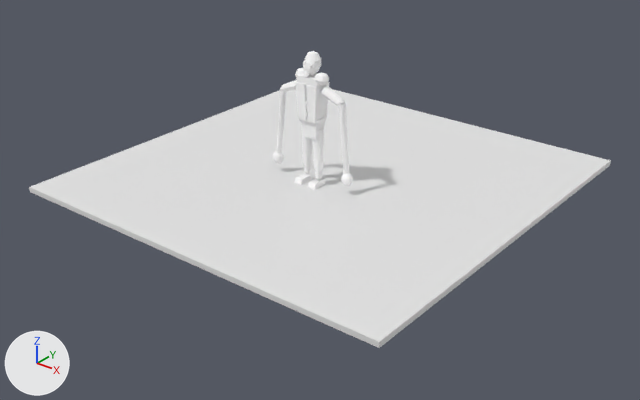
What one commit did to the Blender file ArtSource/Pedestrians/Blender/LongArmPedestrian3D.blend.
Before and after are seen from a 50 mm lens placed at (6.64, -8.15, 4.83), pointed at (0.2, -0.11, -0.16). Lighting does not change. The marker at lower left points along +X, +Y and +Z. The first picture is the older version.

Before the edit, the objects in view are built like this:
```python
me_previewground_mesh = bpy.data.meshes.new('PreviewGround_Mesh')
me_previewground_mesh.from_pydata(...)  # a box spanning x -2.75..2.75, y -2.4..3.1, z -0.07..0.0
me_previewground_mesh.materials.append(mat_mat_previewground)  # white #e7e7e7
ob_previewground = bpy.data.objects.new('PreviewGround', me_previewground_mesh)
ob_previewground.location = (0.0, 0.0, 0.0)
```
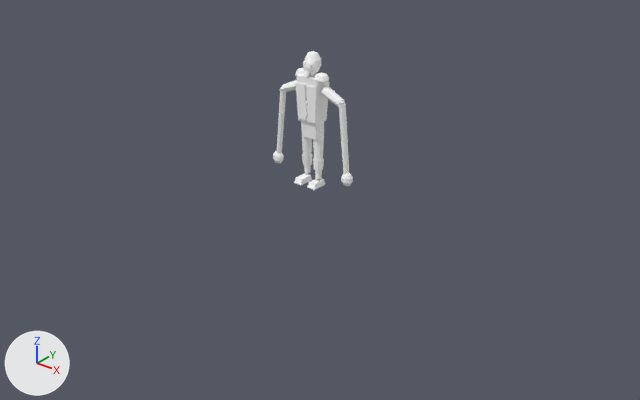
Edits to the bpy script that builds the scene:
```text
Remove ob_previewground:
    ob_previewground = bpy.data.objects.new('PreviewGround', me_previewground_mesh)
    ob_previewground.location = (0.0, 0.0, 0.0)
```

Location of each change, (x1, y1, x2, y2) in pixels of the pictures (640 x 400 px):
'PreviewGround', deleted
    before: (29, 89, 611, 348)
